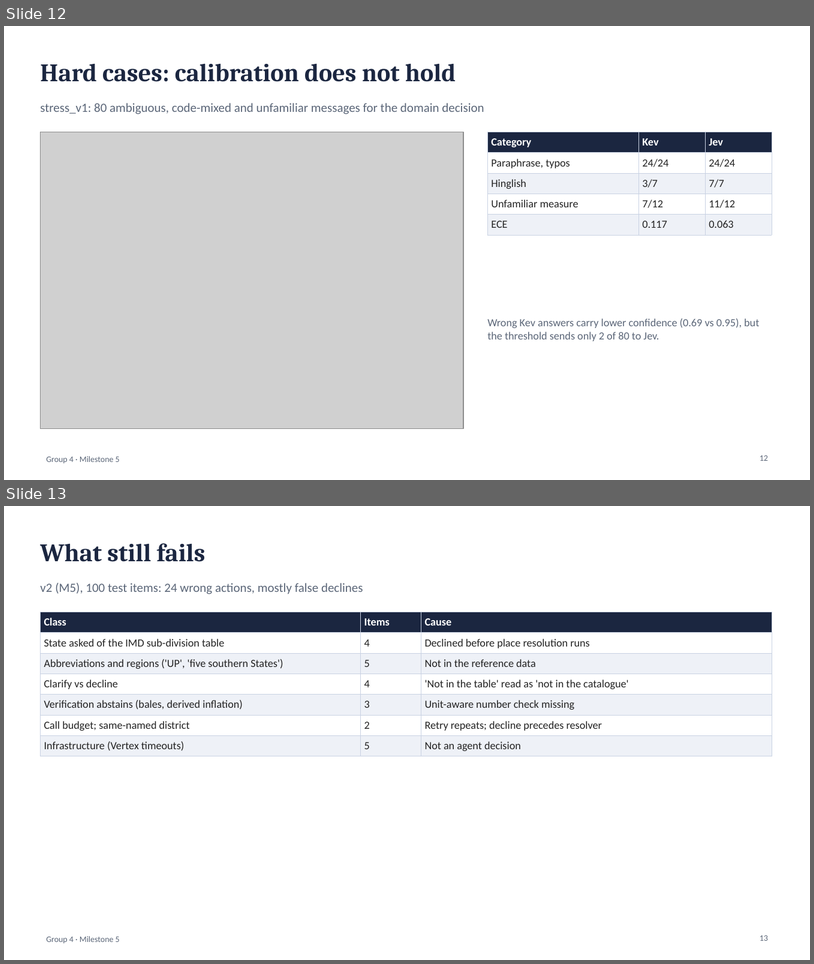
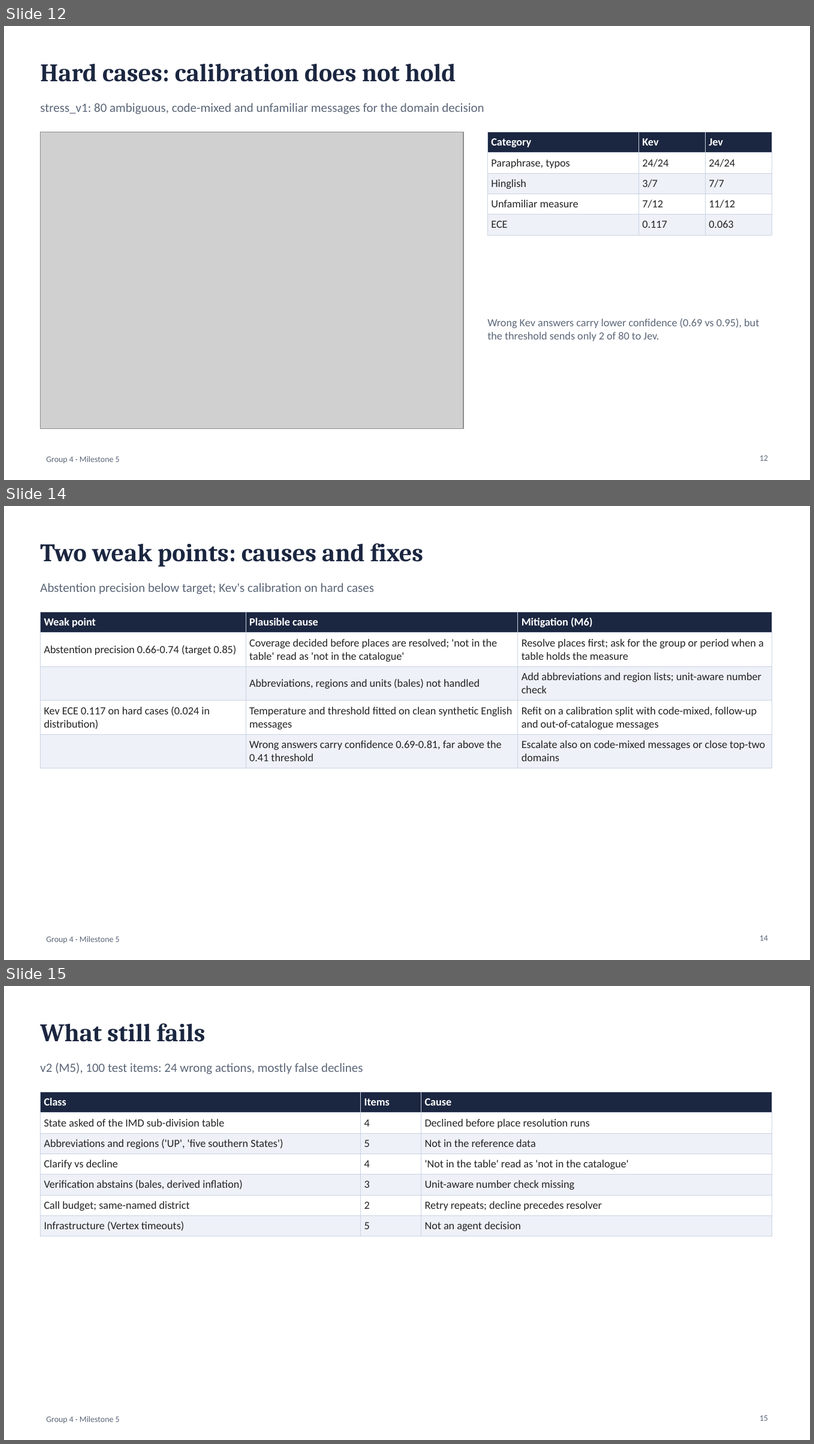
Before and after one commit to sathyaIITM/Group-4-DS-and-AI-Lab-Project, a slide deck: docs/milestones/Milestone5_TA_Presentation.pptx. Shown one above the other, each under a label of ours: slides 12 and 13 before the commit, slides 12, 14 and 15 after it; the slides between them are not shown. The pictures are 814x964 and 814x1444 pixels, drawn with LibreOffice and Linux fonts; fonts in the diff are those of the drawing; grey boxes stand for pictures. Boxes give left, top, right and bottom in pixels: in the first picture for what was removed or moved away, otherwise in the second. Text is boxed around its words. In the diff, an @@ line names an element or a change of style, - is before the commit and + after.

Commit message:
DOCS: Milestone 5 report final: summary, two runs of v3 and v4, attribution of the v3-to-v4 difference, v5 first measurement, clarification and in-agent calibration analyses, M6 priorities; deck with two new slides; parity protocol outcome

```diff
--- a/docs/milestones/Milestone5_TA_Presentation.pptx
+++ b/docs/milestones/Milestone5_TA_Presentation.pptx
@@ slide 14 added at [4, 506, 810, 960], background #FFFFFF; not listed: 1 template element that a slide beside it also shows @@
@@ text added at [40, 543, 423, 567], 30 pt, text #1B2640, bold @@
+Two weak points: causes and fixes
@@ text added at [40, 583, 375, 594], 15 pt, text #5B6678 @@
+Abstention precision below target; Kev's calibration on hard cases
@@ table added at [40, 612, 772, 763], 5 rows, 3 columns @@
+Weak point | Plausible cause | Mitigation (M6)
+Abstention precision 0.66-0.74 (target 0.85) | Coverage decided before places are resolved; 'not in the table' read as 'not in the catalogue' | Resolve places first; ask for the group or period when a table holds the measure
+ | Abbreviations, regions and units (bales) not handled | Add abbreviations and region lists; unit-aware number check
+Kev ECE 0.117 on hard cases (0.024 in distribution) | Temperature and threshold fitted on clean synthetic English messages | Refit on a calibration split with code-mixed, follow-up and out-of-catalogue messages
+ | Wrong answers carry confidence 0.69-0.81, far above the 0.41 threshold | Escalate also on code-mixed messages or close top-two domains
@@ page number added at [760, 935, 768, 940], 10 pt, text #5B6678 @@
+14
@@ what was slide 13 is now slide 15 @@
```
Also in this commit, not shown: 5 slides changed, 1 other slide added, 39 other files.
